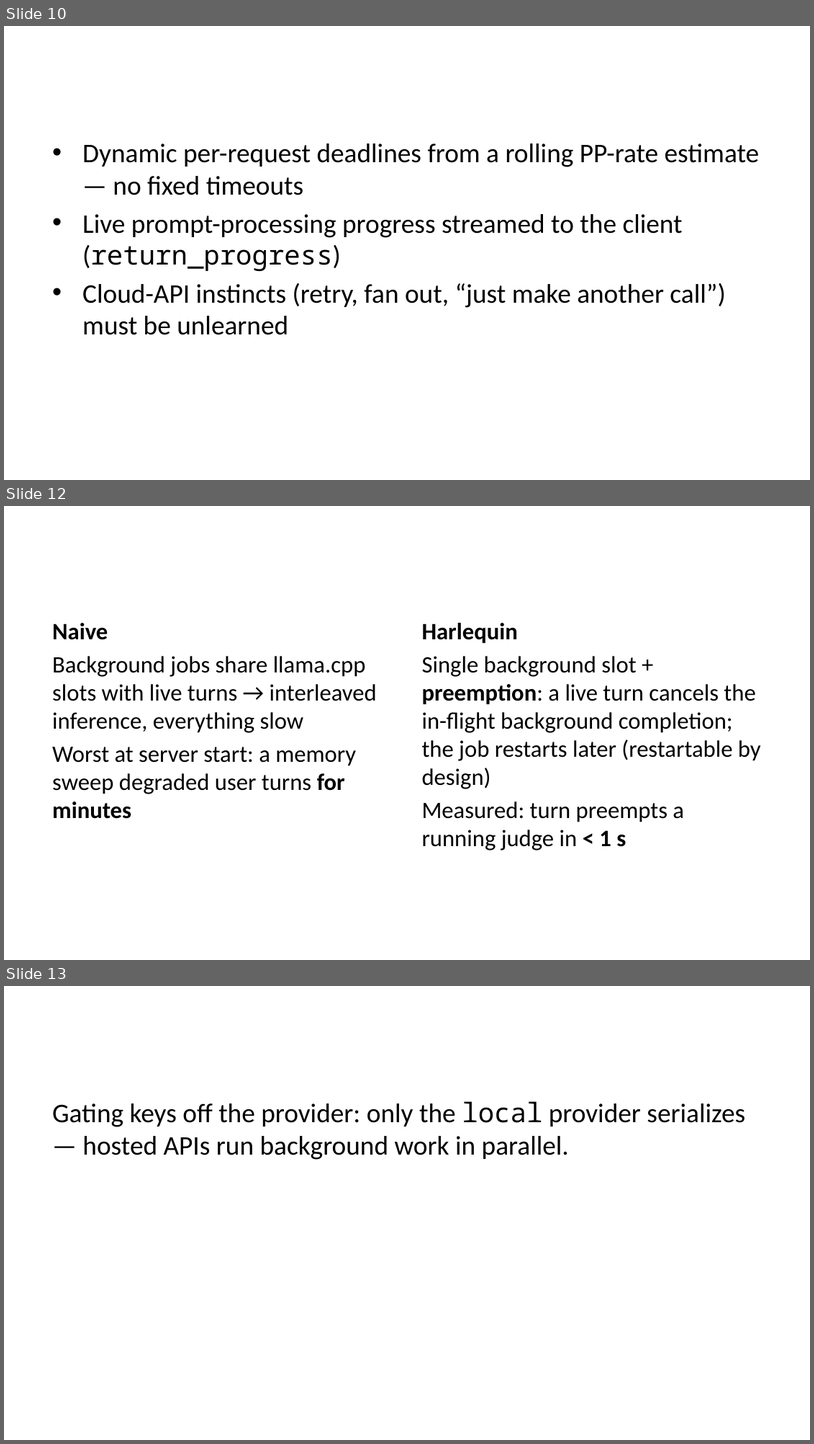
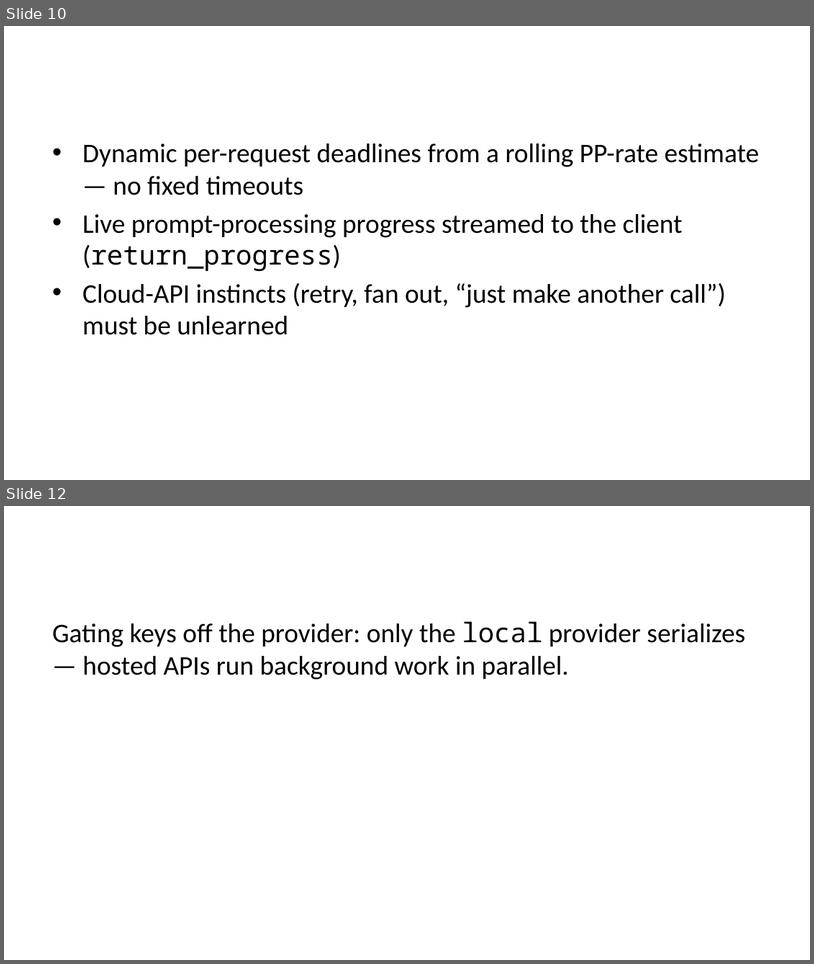
Before and after one commit to ivoras/harlequin, a slide deck: docs/croai2026/slides-pptx.pptx. Shown one above the other, each under a label of ours: slides 10, 12 and 13 before the commit, slides 10 and 12 after it; the slides between them are not shown. The pictures are 814x1444 and 814x964 pixels, drawn with LibreOffice and Linux fonts; fonts in the diff are those of the drawing. Boxes give left, top, right and bottom in pixels: in the first picture for what was removed or moved away, otherwise in the second. Text is boxed around its words. In the diff, an @@ line names an element or a change of style, - is before the commit and + after.

```diff
--- a/docs/croai2026/slides-pptx.pptx
+++ b/docs/croai2026/slides-pptx.pptx
@@ slide 12 removed at bbox=[4, 506, 810, 960], background #FFFFFF @@
@@ text removed at bbox=[52, 623, 377, 818] @@
-Naive
-Background jobs share llama.cpp slots with live turns → interleaved inference, everything slow
-Worst at server start: a memory sweep degraded user turns for minutes
@@ text removed at bbox=[422, 623, 761, 850] @@
-Harlequin
-Single background slot + preemption: a live turn cancels the in-flight background completion; the job restarts later (restartable by design)
-Measured: turn preempts a running judge in < 1 s
@@ what was slide 13 is now slide 12 @@
```
Also in this commit, not shown: 2 slides changed.
